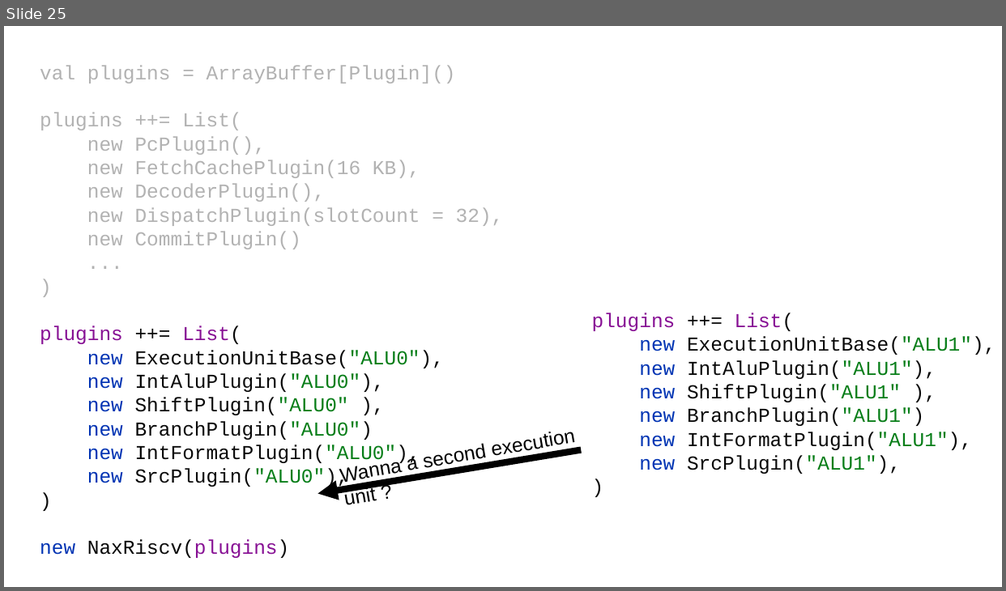
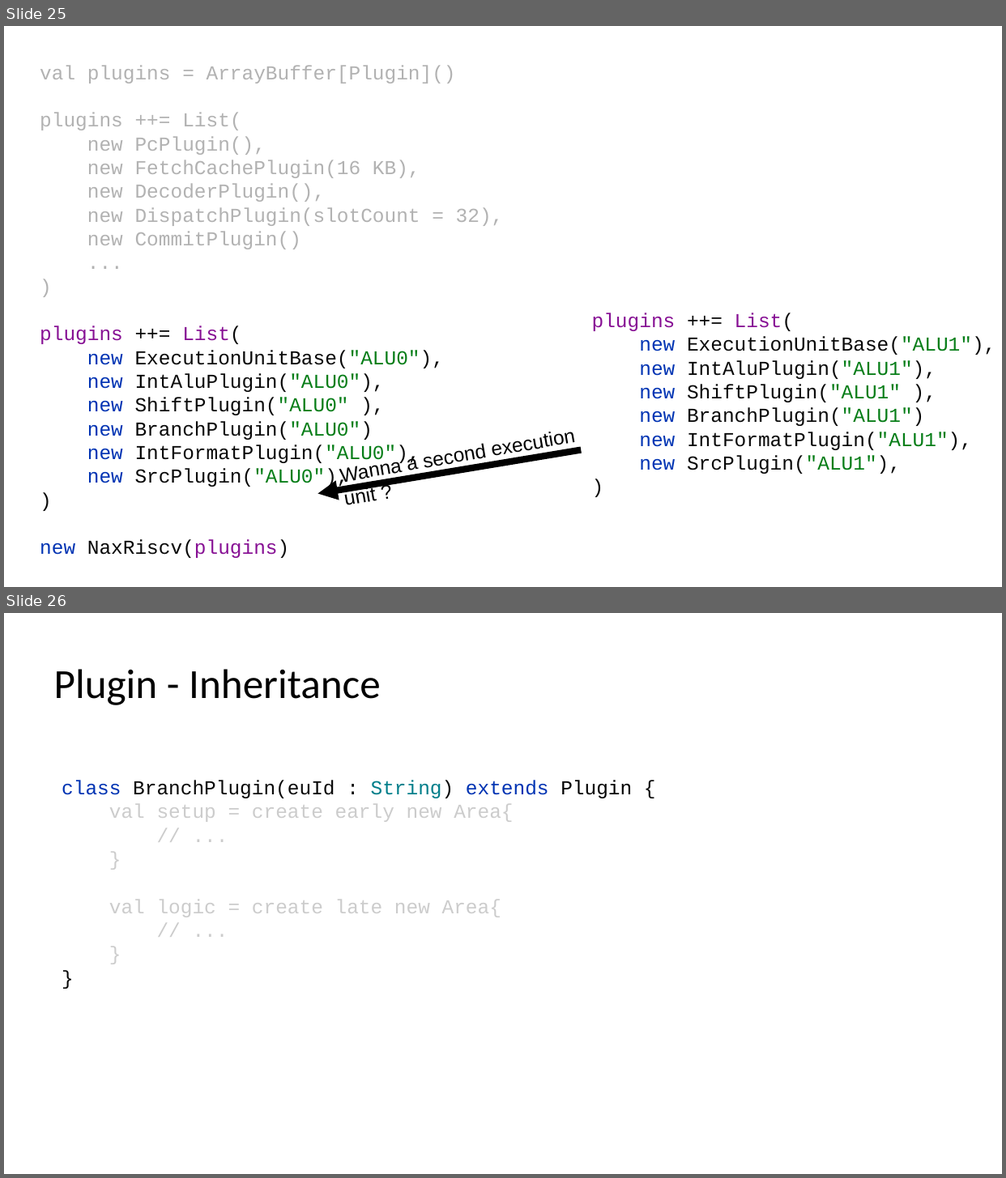
Before and after one commit to SpinalHDL/SpinalDoc, a slide deck: presentation/en/fsic_070722/fsic_070722.odp. Shown one above the other, each under a label of ours: slide 25 before the commit, slides 25 and 26 after it. The pictures are 1006x591 and 1006x1178 pixels, drawn with LibreOffice and Linux fonts; fonts in the diff are those of the drawing. Boxes give left, top, right and bottom in pixels: in the first picture for what was removed or moved away, otherwise in the second. Text is boxed around its words. In the diff, an @@ line names an element or a change of style, - is before the commit and + after.

```diff
--- a/presentation/en/fsic_070722/fsic_070722.odp
+++ b/presentation/en/fsic_070722/fsic_070722.odp
@@ slide 26 added at (x1=4, y1=613, x2=1002, y2=1174), background #FFFFFF @@
@@ title added at (x1=54, y1=669, x2=381, y2=705), 37.7 pt, text #000000 @@
+Plugin - Inheritance
@@ text added at (x1=62, y1=780, x2=632, y2=918), 18 pt, text #CCCCCC @@
+class BranchPlugin(euId : String) extends Plugin {
+val setup = create early new Area{
+// ...
+}
+val logic = create late new Area{
+// ...
+}
+}
```
Also in this commit, not shown: 13 slides changed, 3 other slides added, 1 other file.
